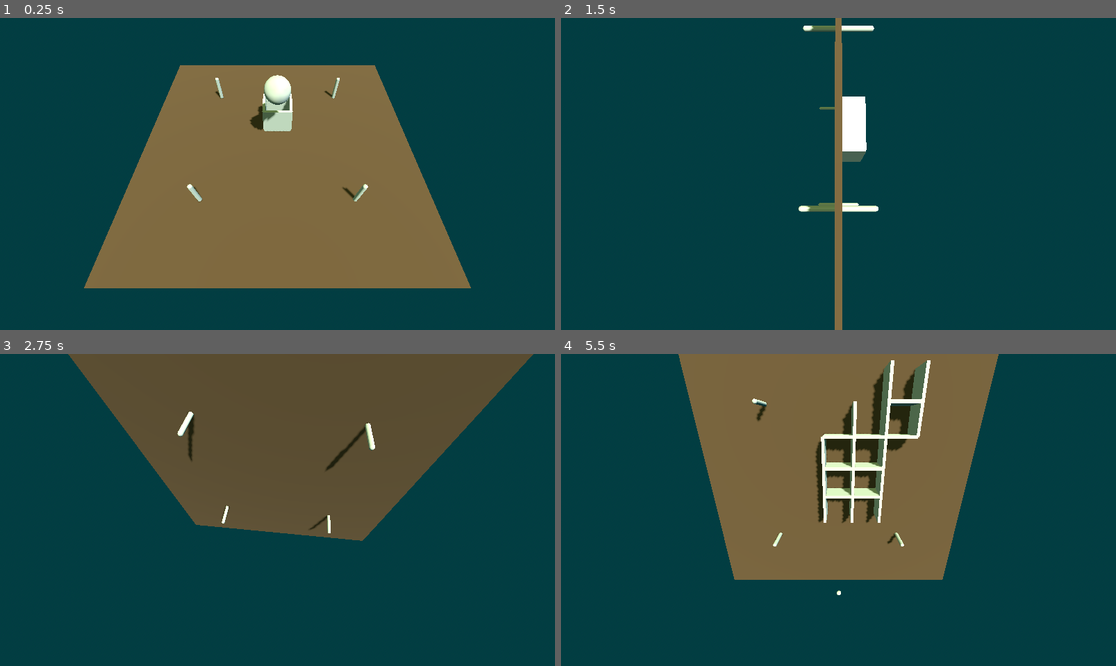
Above: before the commit, frames 1-4 (two rows, left to right).
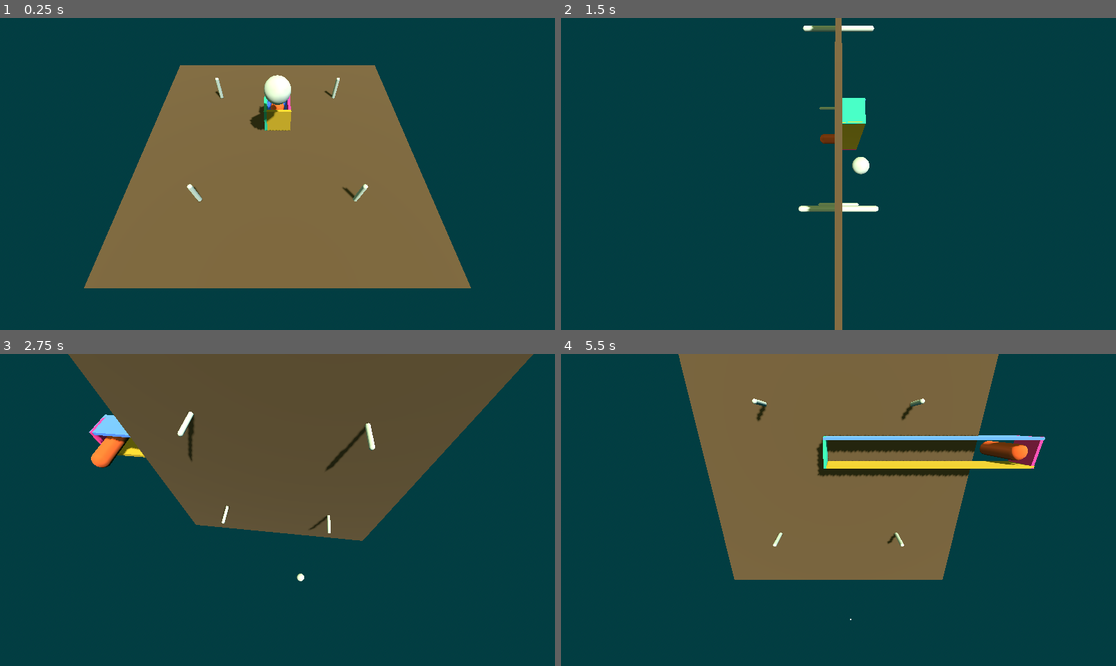
Above: after the commit, the same moments.

Repository: unblinky/gravity-guru
Game: Godot game, scene res://Main/Main.tscn
Same seed, same stepped clock (60 frames per second), same inputs: the game is played once before the commit and once after it.
Inputs:
- Up to frame 1 (0.25 s): no input
- Up to frame 2 (1.5 s): hold D (tilt_right) 0.53-1.28 s; hold S (tilt_back) from 1.28 s (still down)
- Up to frame 3 (2.75 s): release S (tilt_back) at 2.03 s; hold D (tilt_right) from 2.03 s (still down)
- Up to frame 4 (5.5 s): release D (tilt_right) at 2.78 s; hold W (tilt_forward) 2.78-3.53 s; hold A (tilt_left) 3.53-5.03 s; hold S (tilt_back) from 5.03 s (still down)

The runs differ from the first frame. In frame 1, 0.5% of the frame differs, in the area x 46-53%, y 24-37%; in frame 2, 1.1%; in frame 3, 0.9%; in frame 4, 6.7%, in the area x 45-88%, y 2-86%.

Commit message:
Working on removing walls. Maze generating to the east.

Diff:
--- a/Code/Maze/Maze.gd
+++ b/Code/Maze/Maze.gd
@@ -2,6 +2,9 @@
 class_name Maze
 
 const ROOM = preload("res://Room/Room.tscn")
+@onready var scout: MeshInstance3D = $Scout
+
+var breadcrumbs: Array[Room]
 
 func _ready() -> void:
 	generate(5, 5)
@@ -17,22 +20,9 @@
 		rotation_degrees.x += 2.0
 
 
-# Returns Grid Coords for the next room to spawn.
-# TODO: Validate the room / wall.
-func pick_a_direction() -> Vector2i:
-	var rando: int = randi_range(0, 3)
-
-	match rando:
-		0:
-			return Vector2i.LEFT
-		1:
-			return Vector2i.RIGHT
-		2:
-			return Vector2i.UP
-		3:
-			return Vector2i.DOWN
-
-	return Vector2i.ZERO
+# TODO: Refactor to Room?
+func oposite_direction(headed: Room.Direction) -> Room.Direction:
+	return Room.Direction.WEST
 
 
 func generate(columns: int, rows: int):
@@ -48,40 +38,43 @@
 	room.position.x = current_position.x - x_offset
 	room.position.z = current_position.y - z_offset
 	add_child(room)
+	breadcrumbs.append(room)
+	scout.position = room.position
 
 
-	var total_rooms: int = columns * rows
+	var total_rooms: int = 6
+	#var total_rooms: int = columns * rows
 
 	for r in total_rooms:
 		await get_tree().create_timer(0.4).timeout
 
-		var next_direction: Vector2i = pick_a_direction()
+		# TODO: Pick a direction.
+		# Testing East
+		var headed: Room.Direction = Room.Direction.EAST
+		room.remove_wall(headed)
 
-		# Second Random Room
+		# Next Room
 		room = ROOM.instantiate()
-		room.position.x = current_position.x + next_direction.x - x_offset
-		room.position.z = current_position.y + next_direction.y - z_offset
+		room.position.x = current_position.x + doit().x - x_offset
+		room.position.z = current_position.y + doit().y - z_offset
 		add_child(room)
 
-		match next_direction:
-			Vector2i.LEFT:
-				room.remove_wall(Room.Direction.RIGHT)
-			Vector2i.RIGHT:
-				room.remove_wall(Room.Direction.LEFT)
-			Vector2i.UP:
-				room.remove_wall(Room.Direction.FORWARD)
-			Vector2i.DOWN:
-				room.remove_wall(Room.Direction.BACK)
+		room.remove_wall(oposite_direction(headed))
+		breadcrumbs.append(room)
+		scout.position = room.position
 
-		current_position += next_direction
+		#match next_direction:
+			#Vector2i.LEFT:
+				#room.remove_wall(Room.Direction.RIGHT)
+			#Vector2i.RIGHT:
+				#room.remove_wall(Room.Direction.LEFT)
+			#Vector2i.UP:
+				#room.remove_wall(Room.Direction.FORWARD)
+			#Vector2i.DOWN:
+				#room.remove_wall(Room.Direction.BACK)
+
+		current_position += doit()
 
 
-
-
-	# Grid success.
-	#for row in rows:
-		#for column in columns:
-			#var room: Room = ROOM.instantiate()
-			#room.position.x = column - x_offset
-			#room.position.z = row - z_offset
-			#add_child(room)
+func doit():
+	return Vector2i.RIGHT
--- a/Code/Maze/Maze.tscn
+++ b/Code/Maze/Maze.tscn
@@ -13,6 +13,12 @@
 
 [sub_resource type="CapsuleMesh" id="CapsuleMesh_d5g1r"]
 radius = 0.071
+
+[sub_resource type="StandardMaterial3D" id="StandardMaterial3D_d5g1r"]
+albedo_color = Color(0.66896814, 0.26285085, 0.101213776, 1)
+
+[sub_resource type="CapsuleMesh" id="CapsuleMesh_15p2h"]
+radius = 0.267
 
 [node name="Maze" type="Node3D" unique_id=1318115514]
 script = ExtResource("1_d5g1r")
@@ -41,3 +47,8 @@
 [node name="MeshInstance3D4" type="MeshInstance3D" parent="." unique_id=294384054]
 transform = Transform3D(1, 0, 0, 0, 1, 0, 0, 0, 1, -2.5, 0, 2.5)
 mesh = SubResource("CapsuleMesh_d5g1r")
+
+[node name="Scout" type="MeshInstance3D" parent="." unique_id=150858860]
+transform = Transform3D(1, 0, 0, 0, 1, 0, 0, 0, 1, 0, -0.65541935, 0)
+material_override = SubResource("StandardMaterial3D_d5g1r")
+mesh = SubResource("CapsuleMesh_15p2h")
--- a/Code/Room/Room.gd
+++ b/Code/Room/Room.gd
@@ -1,30 +1,65 @@
 extends Node3D
 class_name Room
 
-@onready var left_wall: Wall = $LeftWall
-@onready var right_wall: Wall = $RightWall
-@onready var forward_wall: Wall = $ForwardWall
-@onready var back_wall: Wall = $BackWall
-
 enum Direction {
-	LEFT,
-	RIGHT,
-	FORWARD,
-	BACK
+	NORTH,
+	EAST,
+	SOUTH,
+	WEST
 }
 
+@onready var north_wall: Wall = $NorthWall
+@onready var east_wall: Wall = $EastWall
+@onready var south_wall: Wall = $SouthWall
+@onready var west_wall: Wall = $WestWall
+
+# List of our orginal walls.
+var walls: Array[Wall]
 
 # TODO: Wall logic & bounds.
 
+func _ready() -> void:
+	north_wall.show()
+	east_wall.show()
+	south_wall.show()
+	west_wall.show()
 
-# Hide, dissable a wall.
+	walls.append(north_wall)
+	walls.append(east_wall)
+	walls.append(south_wall)
+	walls.append(west_wall)
+
+
+#func next_direction() -> Direction:
+	# FIXME: Uncomment...
+	#var wall: Wall = walls.pick_random()
+	#walls.erase(wall)
+
+	#if wall.position.x < 0:
+		#return Vector2i.LEFT
+	#if wall.position.x > 0:
+		#return Vector2i.RIGHT
+	#if wall.position.z < 0:
+		#return Vector2i.UP
+	#if wall.position.z > 0:
+		#return Vector2i.DOWN
+
+	#return Direction.EAST
+
+#
+#
+## Hide, dissable a wall.
 func remove_wall(direction: Direction):
 	match direction:
-		Direction.LEFT:
-			left_wall.disable()
-		Direction.RIGHT:
-			right_wall.disable()
-		Direction.FORWARD:
-			forward_wall.disable()
-		Direction.BACK:
-			back_wall.disable()
+		Direction.NORTH:
+			north_wall.disable()
+			walls.erase(north_wall)
+		Direction.EAST:
+			east_wall.disable()
+			walls.erase(east_wall)
+		Direction.SOUTH:
+			south_wall.disable()
+			walls.erase(south_wall)
+		Direction.WEST:
+			west_wall.disable()
+			walls.erase(west_wall)
--- a/Code/Room/Room.tscn
+++ b/Code/Room/Room.tscn
@@ -2,18 +2,26 @@
 
 [ext_resource type="PackedScene" uid="uid://dq67l2jol32j2" path="res://Wall/Wall.tscn" id="1_63o6j"]
 [ext_resource type="Script" uid="uid://cihklknh5hbs4" path="res://Room/Room.gd" id="1_fn5ws"]
+[ext_resource type="Material" uid="uid://voo7g5rrrafl" path="res://Wall/assets/north.tres" id="3_soc6w"]
+[ext_resource type="Material" uid="uid://bcdlko2i0m78g" path="res://Wall/assets/east.tres" id="4_2qh2i"]
+[ext_resource type="Material" uid="uid://bdxtpkhc2ngt0" path="res://Wall/assets/south.tres" id="5_6mart"]
+[ext_resource type="Material" uid="uid://dgg5dms2ws52y" path="res://Wall/assets/west.tres" id="6_xiqp0"]
 
 [node name="Room" type="Node3D" unique_id=12264061]
 script = ExtResource("1_fn5ws")
 
-[node name="LeftWall" parent="." unique_id=1785803726 instance=ExtResource("1_63o6j")]
-transform = Transform3D(-4.371139e-08, 0, -1, 0, 1, 0, 1, 0, -4.371139e-08, -0.5, 0, -2.9802322e-08)
+[node name="NorthWall" parent="." unique_id=204456902 instance=ExtResource("1_63o6j")]
+transform = Transform3D(1, 0, 0, 0, 1, 0, 0, 0, 1, 0, 0.010173738, -0.45)
+material = ExtResource("3_soc6w")
 
-[node name="RightWall" parent="." unique_id=1385341587 instance=ExtResource("1_63o6j")]
-transform = Transform3D(-4.371139e-08, 0, -1, 0, 1, 0, 1, 0, -4.371139e-08, 0.5, 0, 2.1855694e-08)
+[node name="EastWall" parent="." unique_id=1086331929 instance=ExtResource("1_63o6j")]
+transform = Transform3D(-4.371139e-08, 0, -1, 0, 1, 0, 1, 0, -4.371139e-08, 0.43321294, 0, 0)
+material = ExtResource("4_2qh2i")
 
-[node name="ForwardWall" parent="." unique_id=204456902 instance=ExtResource("1_63o6j")]
-transform = Transform3D(1, 0, 0, 0, 1, 0, 0, 0, 1, 0, 0, -0.5)
+[node name="SouthWall" parent="." unique_id=72733083 instance=ExtResource("1_63o6j")]
+transform = Transform3D(1, 0, 0, 0, 1, 0, 0, 0, 1, 0, 0, 0.45)
+material = ExtResource("5_6mart")
 
-[node name="BackWall" parent="." unique_id=72733083 instance=ExtResource("1_63o6j")]
-transform = Transform3D(1, 0, 0, 0, 1, 0, 0, 0, 1, 0, 0, 0.5)
+[node name="WestWall" parent="." unique_id=1785803726 instance=ExtResource("1_63o6j")]
+transform = Transform3D(-4.371139e-08, 0, -1, 0, 1, 0, 1, 0, -4.371139e-08, -0.45, 0, 0)
+material = ExtResource("6_xiqp0")
--- a/Code/Wall/Wall.gd
+++ b/Code/Wall/Wall.gd
@@ -4,6 +4,13 @@
 @onready var collider: CollisionShape3D = $Collider
 @onready var graphics: MeshInstance3D = $Graphics
 
+
+## Drag in a StandardMaterial3D.
+@export var material: StandardMaterial3D
+
+func _ready() -> void:
+	graphics.material_override = material
+
 func disable():
 	graphics.hide()
 	collider.disabled = true
--- /dev/null
+++ b/Code/Wall/assets/east.tres
@@ -0,0 +1,4 @@
+[gd_resource type="StandardMaterial3D" format=3 uid="uid://bcdlko2i0m78g"]
+
+[resource]
+albedo_color = Color(0.76512086, 0.15149671, 0.4359662, 1)
--- /dev/null
+++ b/Code/Wall/assets/north.tres
@@ -0,0 +1,4 @@
+[gd_resource type="StandardMaterial3D" format=3 uid="uid://voo7g5rrrafl"]
+
+[resource]
+albedo_color = Color(0.2540137, 0.38401502, 0.89119655, 1)
--- /dev/null
+++ b/Code/Wall/assets/south.tres
@@ -0,0 +1,4 @@
+[gd_resource type="StandardMaterial3D" format=3 uid="uid://bdxtpkhc2ngt0"]
+
+[resource]
+albedo_color = Color(0.5433312, 0.42519444, 0.08665993, 1)
--- /dev/null
+++ b/Code/Wall/assets/west.tres
@@ -0,0 +1,4 @@
+[gd_resource type="StandardMaterial3D" format=3 uid="uid://dgg5dms2ws52y"]
+
+[resource]
+albedo_color = Color(0.12790245, 0.5102755, 0.44269174, 1)
--- a/Code/project.godot
+++ b/Code/project.godot
@@ -55,5 +55,3 @@
 [rendering]
 
 rendering_device/driver.windows="d3d12"
-renderer/rendering_method="gl_compatibility"
-renderer/rendering_method.mobile="gl_compatibility"
Not shown, changed: Docs/GDD.blend
